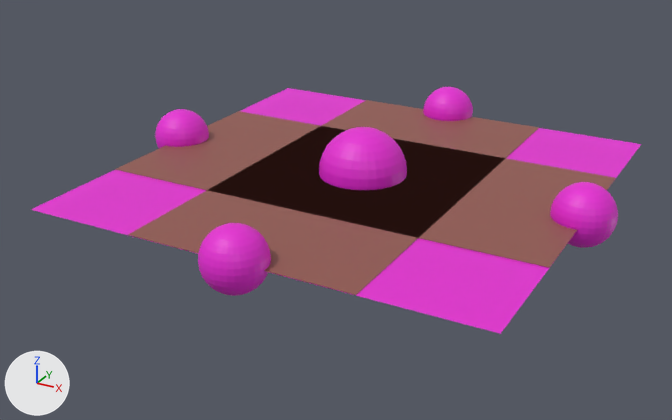
Renders of the glTF model res/models/placement/path/path_4.gltf from each side of a commit.
Rendered twice from a 50 mm lens placed at (1.76, -3.44, 1.52), pointed at (-0.07, -0.12, -0.14). The lights are fixed; the arrows at lower left show +X, +Y and +Z. The first picture is the older version. Where no turn or scale is listed for an object, it has been applied to the vertices.

Objects in the first picture: '%P%AnchorOut', '%P%AnchorOut.001', '%P%AnchorOut.002', '%P%AnchorOut.003', '%P%Center', '%P%Footprint', 'Plane.002', 'Plane.003'.
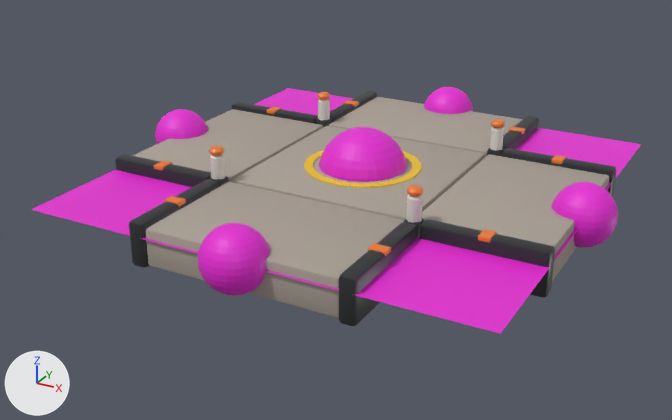
The edits, one by one:
Material 'Hazard_Yellow' (mat_hazard_yellow) is new.
Its base color is (0.85, 0.55, 0.02) (yellow #edc427).
Material 'Frame_Graphite' (mat_frame_graphite) is new.
Its base color is (0.035, 0.038, 0.042) (dark grey #35373a).
Its metallic is 0.3.
Its roughness is 0.4.
Material 'Hull_White' (mat_hull_white) is new.
Its base color is (0.74, 0.72, 0.66) (light grey #dfddd4).
Its roughness is 0.45.
Material 'Concrete' (mat_concrete) is new.
Its base color is (0.4, 0.35, 0.3) (grey #aaa095).
Its roughness is 0.9.
Material 'Accent_Orange' (mat_accent_orange) is new.
Its base color is (0.85, 0.2, 0.03) (orange #ed7c30).
Its roughness is 0.4.
Mesh me_pathjunction is new.
It has 1828 vertices, 3580 faces and spans x -1.0..1.0, y -1.0..1.0, z -0.13..0.19.
Faces by material slot: [540, 256, 1280, 1184, 320].
It uses material mat_concrete (grey #aaa095).
It uses material mat_hazard_yellow (yellow #edc427).
It uses material mat_frame_graphite (dark grey #35373a).
It uses material mat_accent_orange (orange #ed7c30).
It uses material mat_hull_white (light grey #dfddd4).
Object 'Plane.002' (ob_plane_002) is deleted.
Object 'Plane.003' (ob_plane_003) is deleted.
Object 'PathJunction' (ob_pathjunction) is new; it shows me_pathjunction.
Its location is (0.0, 0.0, 0.0).

Pixel boxes [x1, y1, x2, y2] of what changed, in the pictures (672 x 420 px):
'PathJunction', added: after [115, 91, 616, 326]
    faces in mat_concrete (grey #aaa095): [133, 97, 609, 318]
    faces in mat_frame_graphite (dark grey #35373a): [115, 91, 616, 326]
    faces in mat_accent_orange (orange #ed7c30): [154, 92, 567, 256]
    faces in mat_hull_white (light grey #dfddd4): [210, 99, 504, 223]
    faces in mat_hazard_yellow (yellow #edc427): [304, 150, 422, 188]
'Plane.002', deleted (brown): before [115, 111, 616, 267]
'Plane.003', deleted (brown): before [128, 100, 539, 295]
